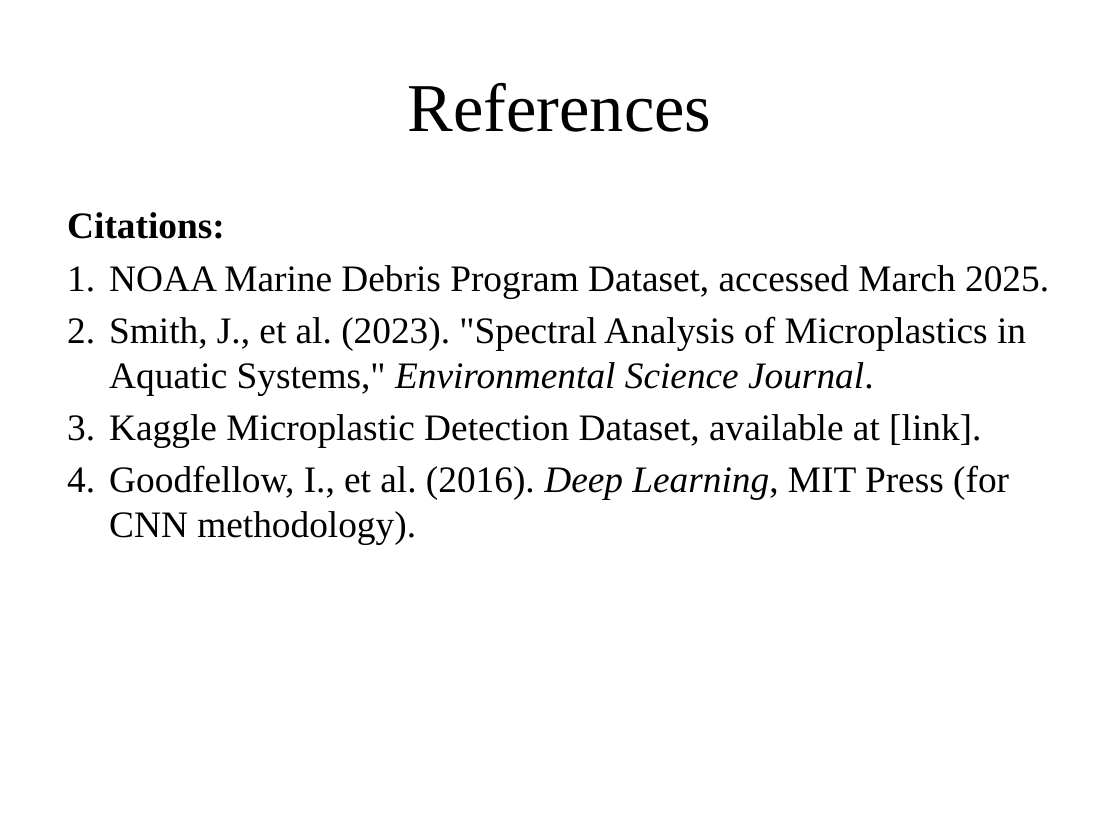
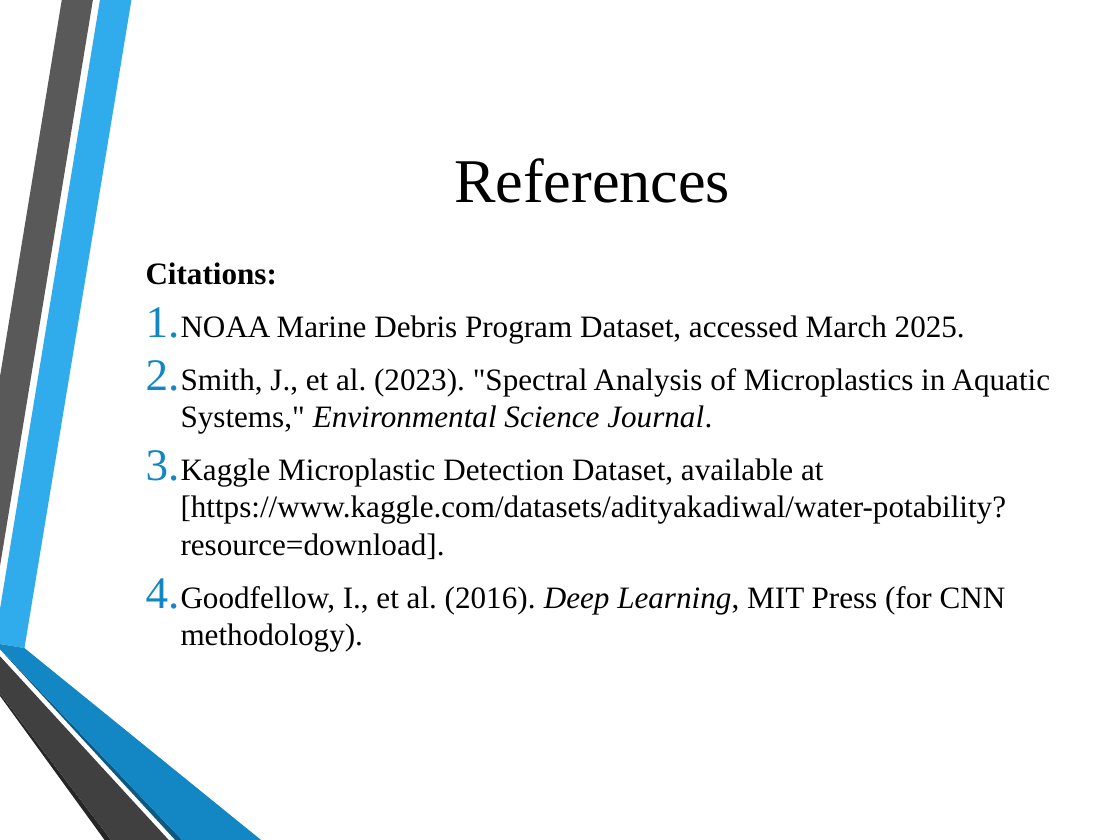
Before and after one commit to Hrishikeshgithub/Microplastic-Pollution-Detection-Using-AI, a slide deck: slide 9 of Microplastic Pollution Detection Using AI.pptx. Drawn at 1120x840 pixels with LibreOffice and Linux fonts; fonts in the diff are those of the drawing; background and template pictures are left out. Boxes give left, top, right and bottom in pixels: in the first picture for what was removed or moved away, otherwise in the second. Text is boxed around its words. In the diff, an @@ line names an element or a change of style, - is before the commit and + after.

```diff
--- a/Microplastic Pollution Detection Using AI.pptx
+++ b/Microplastic Pollution Detection Using AI.pptx
@@ title "References" moved from (x1=408, y1=83, x2=712, y2=132) to (x1=454, y1=158, x2=730, y2=203) @@
@@ title "References" at (x1=454, y1=158, x2=730, y2=203): size 44 to 40 pt @@
@@ text "Citations:" moved from (x1=67, y1=212, x2=1049, y2=544) to (x1=146, y1=262, x2=1051, y2=651) @@
@@ text "Citations:" at (x1=146, y1=262, x2=1051, y2=651): vertical alignment top to middle @@
@@ text at (x1=146, y1=262, x2=1051, y2=651): size 24 to 20 pt in "Citations:", "NOAA Marine Debris Program Dataset, accessed March ...", "Smith, J., et al. (2023). "Spectral Analysis ...", "Goodfellow, I., et al. (2016). Deep Learning, ..."; indent changed; more space between paragraphs @@
@@ text at (x1=181, y1=458, x2=1007, y2=559): text changed; size 24 to 20 pt @@
-3. Kaggle Microplastic Detection Dataset, available at [link].
+3. Kaggle Microplastic Detection Dataset, available at [https://www.kaggle.com/datasets/adityakadiwal/water-potability?resource=download].
@@ group added at (x1=0, y1=0, x2=261, y2=840): 6 freeform shapes @@
```
Also in this commit, not shown: 8 other slides changed.
